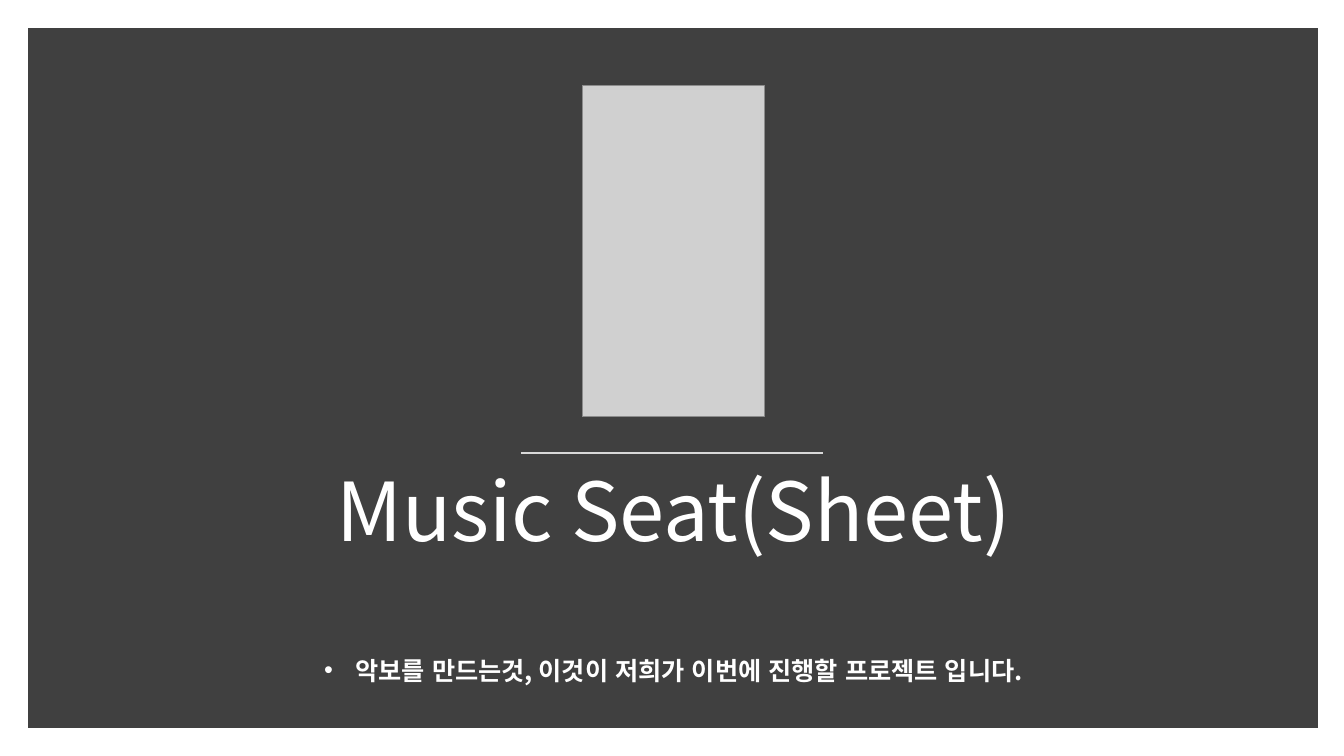
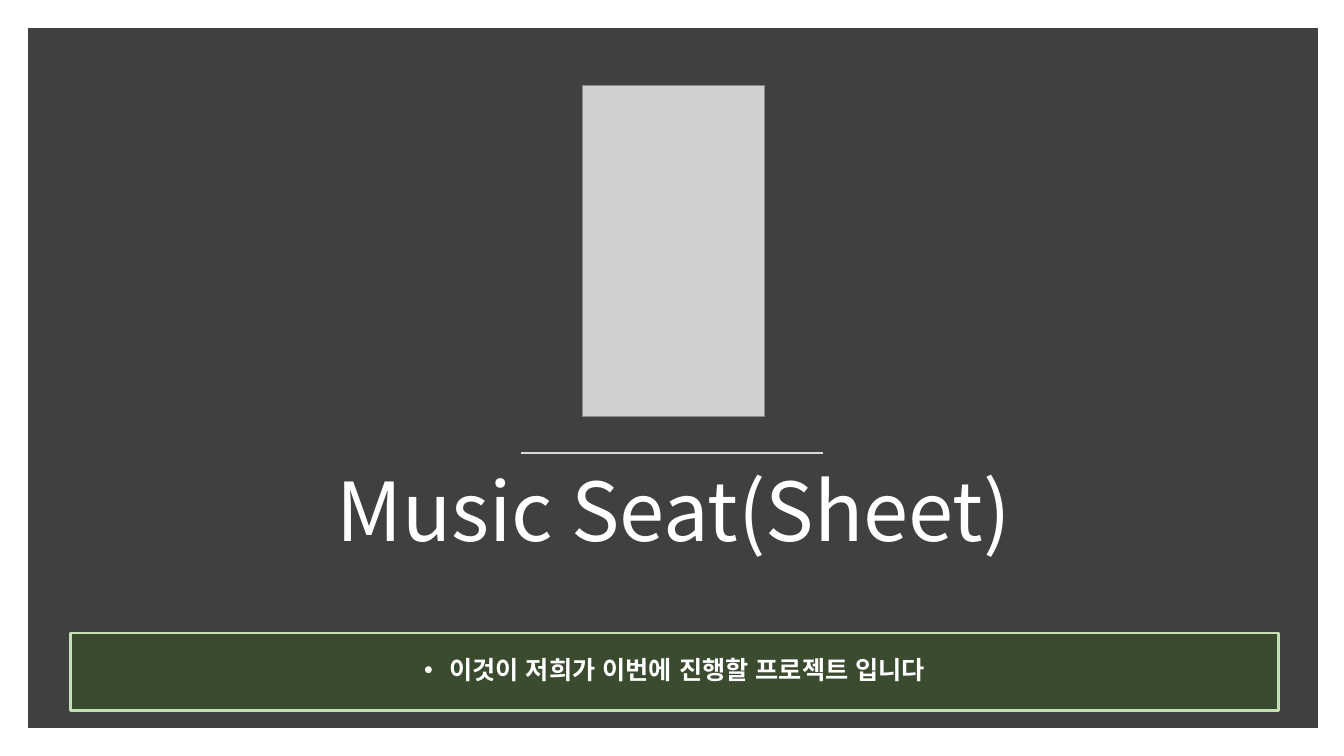
Before and after one commit to kookmin-sw/2018-cap1-14, a slide deck: slide 14 of doc/reports/캡스톤 1차 발표 자료.pptx (slide 12 before the commit). Drawn at 1344x756 pixels with LibreOffice and Linux fonts; fonts in the diff are those of the drawing; grey boxes stand for pictures. Boxes give left, top, right and bottom in pixels: in the first picture for what was removed or moved away, otherwise in the second. Text is boxed around its words. In the diff, an @@ line names an element or a change of style, - is before the commit and + after.

```diff
--- a/doc/reports/캡스톤 1차 발표 자료.pptx
+++ b/doc/reports/캡스톤 1차 발표 자료.pptx
@@ rectangle "이것이 저희가 이번에 진행할 프로젝트 ...": place and size @@
-rectangle "이것이 저희가 이번에 진행할 프로젝트 ..." at [356, 658, 1023, 685]
+rectangle "이것이 저희가 이번에 진행할 프로젝트 ..." at [71, 633, 1279, 711]
@@ rectangle "이것이 저희가 이번에 진행할 프로젝트 ..." at [71, 633, 1279, 711]: vertical alignment top to middle; fill none to #385723 at 52% opacity; outline none to #C5E0B4 2 pt @@
@@ text in rectangle at [449, 657, 925, 682]: text changed @@
-• 악보를 만드는것, 이것이 저희가 이번에 진행할 프로젝트 입니다.
+• 이것이 저희가 이번에 진행할 프로젝트 입니다
```
Also in this commit, not shown: 17 other slides changed, 5 slides added, 2 slides removed, 6 other files.
